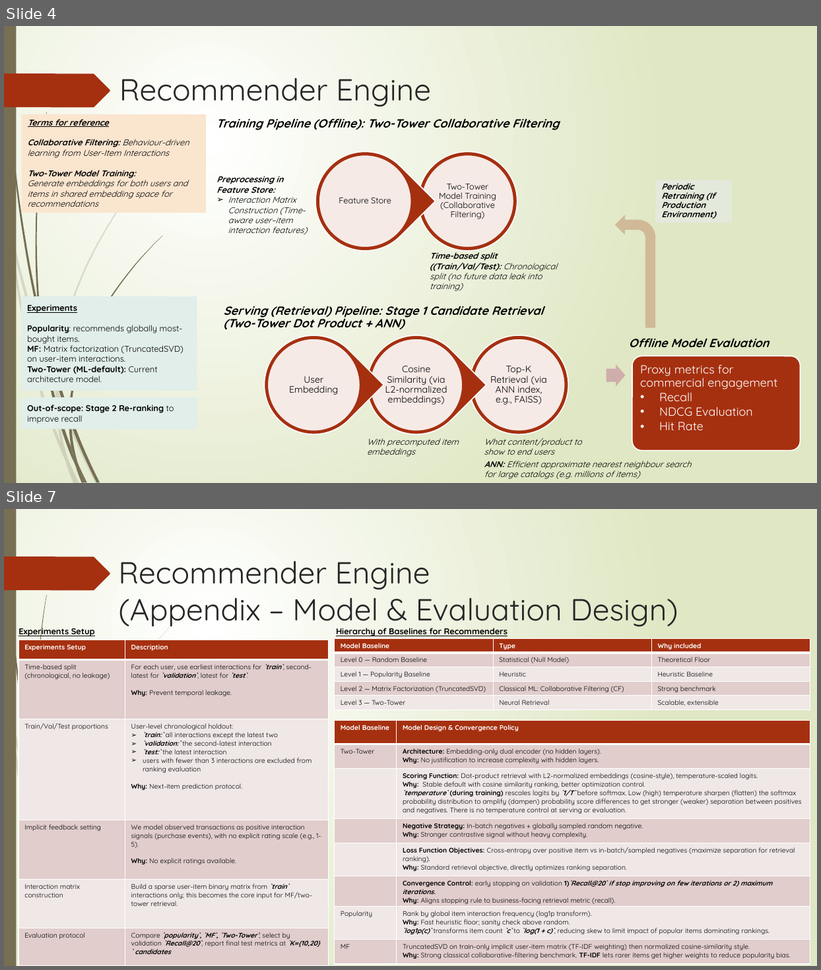
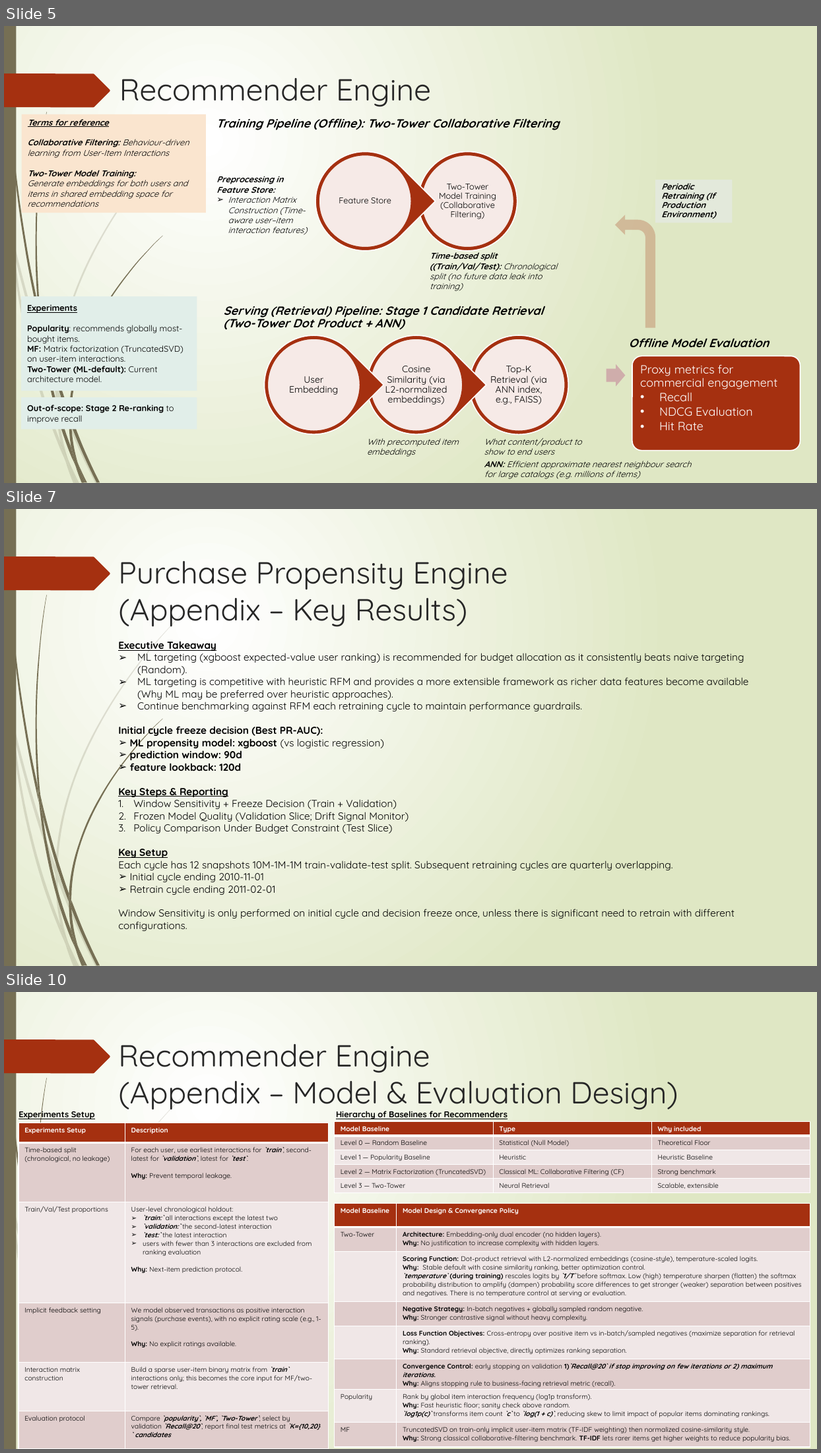
Before and after one commit to Phrey001/mle-marketplace-growth, a slide deck: docs/architecture.pptx. Shown one above the other, each under a label of ours: slides 4 and 7 before the commit, slides 5, 7 and 10 after it; the slides between them are not shown. The pictures are 821x970 and 821x1453 pixels, drawn with LibreOffice and Linux fonts; fonts in the diff are those of the drawing. Boxes give left, top, right and bottom in pixels: in the first picture for what was removed or moved away, otherwise in the second. Text is boxed around its words. In the diff, an @@ line names an element or a change of style, - is before the commit and + after.

```diff
--- a/docs/architecture.pptx
+++ b/docs/architecture.pptx
@@ slide 7 added at box(4, 509, 817, 966), background gradient #FFFFFF to #DFE8C4; not listed: 24 template elements that a slide beside it also shows @@
@@ title added at box(118, 561, 508, 627), 36 pt, text #262626 @@
+Purchase Propensity Engine
+(Appendix – Key Results)
@@ text added at box(118, 641, 749, 931), 12 pt, text #000000 @@
+Executive Takeaway
+➢ ML targeting (xgboost expected-value user ranking) is recommended for budget allocation as it consistently beats naive targeting (Random).
+➢ ML targeting is competitive with heuristic RFM and provides a more extensible framework as richer data features become available (Why ML may be preferred over heuristic approaches).
+➢ Continue benchmarking against RFM each retraining cycle to maintain performance guardrails.
+Initial cycle freeze decision (Best PR-AUC):
+➢ ML propensity model: xgboost (vs logistic regression)
+➢ prediction window: 90d
+➢ feature lookback: 120d
+Key Steps & Reporting
+1. Window Sensitivity + Freeze Decision (Train + Validation)
+2. Frozen Model Quality (Validation Slice; Drift Signal Monitor)
+3. Policy Comparison Under Budget Constraint (Test Slice)
+Key Setup
+Each cycle has 12 snapshots 10M-1M-1M train-validate-test split. Subsequent retraining cycles are quarterly overlapping.
+➢ Initial cycle ending 2010-11-01
+➢ Retrain cycle ending 2011-02-01
+Window Sensitivity is only performed on initial cycle and decision freeze once, unless there is significant need to retrain with different configurations.
@@ what was slide 4 is now slide 5 @@
@@ what was slide 7 is now slide 10 @@
```
Also in this commit, not shown: 3 slides changed, 4 other slides added, 3 slides removed, 36 other files.
